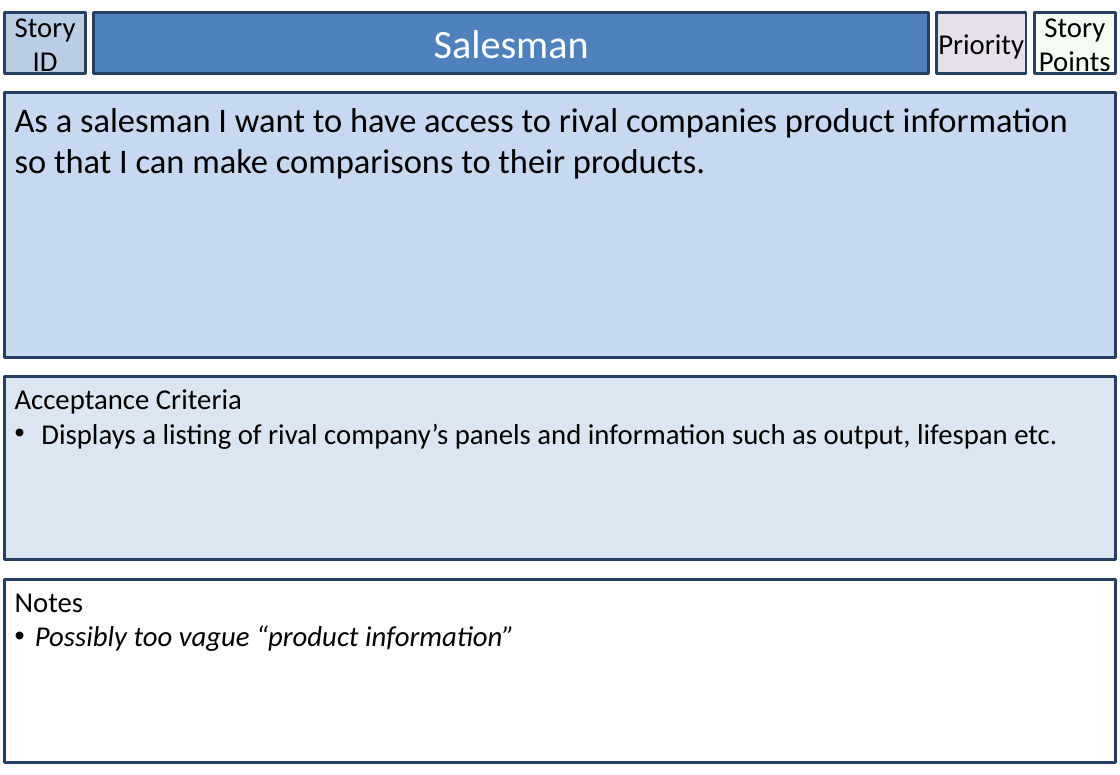
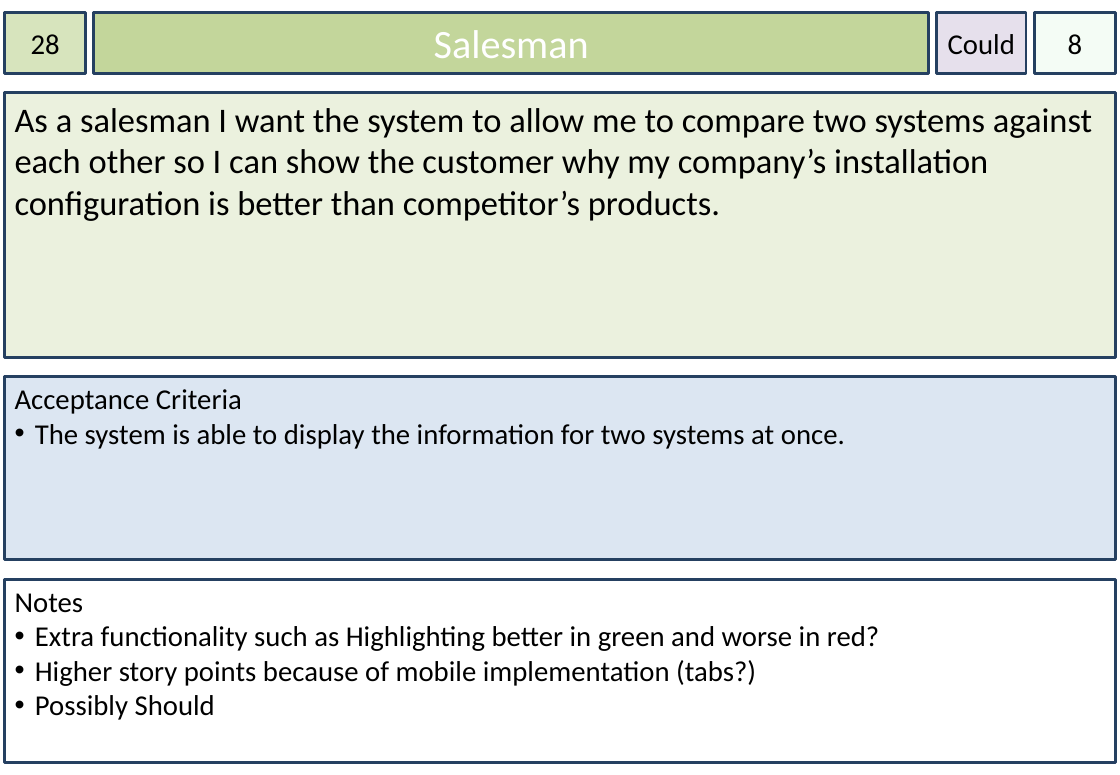
Before and after one commit to dkartaschew/anonymous-solarenergy, a slide deck: slide 28 of Documentation/User Stories.pptx (slide 1 before the commit). Drawn at 1120x775 pixels with LibreOffice and Linux fonts; fonts in the diff are those of the drawing. Boxes give left, top, right and bottom in pixels: in the first picture for what was removed or moved away, otherwise in the second. Text is boxed around its words. In the diff, an @@ line names an element or a change of style, - is before the commit and + after.

Commit message:
We currently have 33 User Stories complete with priority and story point information. For use by Luke to complete the technology grid.

```diff
--- a/Documentation/User Stories.pptx
+++ b/Documentation/User Stories.pptx
@@ rectangle "28" at <box>4,12,86,73</box>: fill #B9CDE5 to #D7E4BD @@
@@ rectangle "Salesman" at <box>94,12,929,73</box>: fill #4F81BD to #C3D69B @@
@@ text in rectangle at <box>31,34,60,55</box>: text changed @@
-Story ID
+28
@@ text in rectangle at <box>948,34,1015,55</box>: text changed @@
-Priority
+Could
@@ text in rectangle at <box>1068,34,1083,55</box>: text changed @@
-Story Points
+8
@@ rectangle "As a salesman I want ..." at <box>4,93,1116,358</box>: fill #C6D9F1 to #EBF1DE @@
@@ text in rectangle at <box>15,108,1092,221</box>: text changed @@
-As a salesman I want to have access to rival companies product information so that I can make comparisons to their products.
+As a salesman I want the system to allow me to compare two systems against each other so I can show the customer why my company’s installation configuration is better than competitor’s products.
@@ text in rectangle at <box>35,424,845,449</box>: text changed @@
-• Displays a listing of rival company’s panels and information such as output, lifespan etc.
+• The system is able to display the information for two systems at once.
@@ text in rectangle at <box>35,626,879,720</box>: text changed; italic off @@
-• Possibly too vague “product information”
+• Extra functionality such as Highlighting better in green and worse in red?
+• Higher story points because of mobile implementation (tabs?)
+• Possibly Should
```
Also in this commit, not shown: 32 other slides changed, 15 slides removed.
